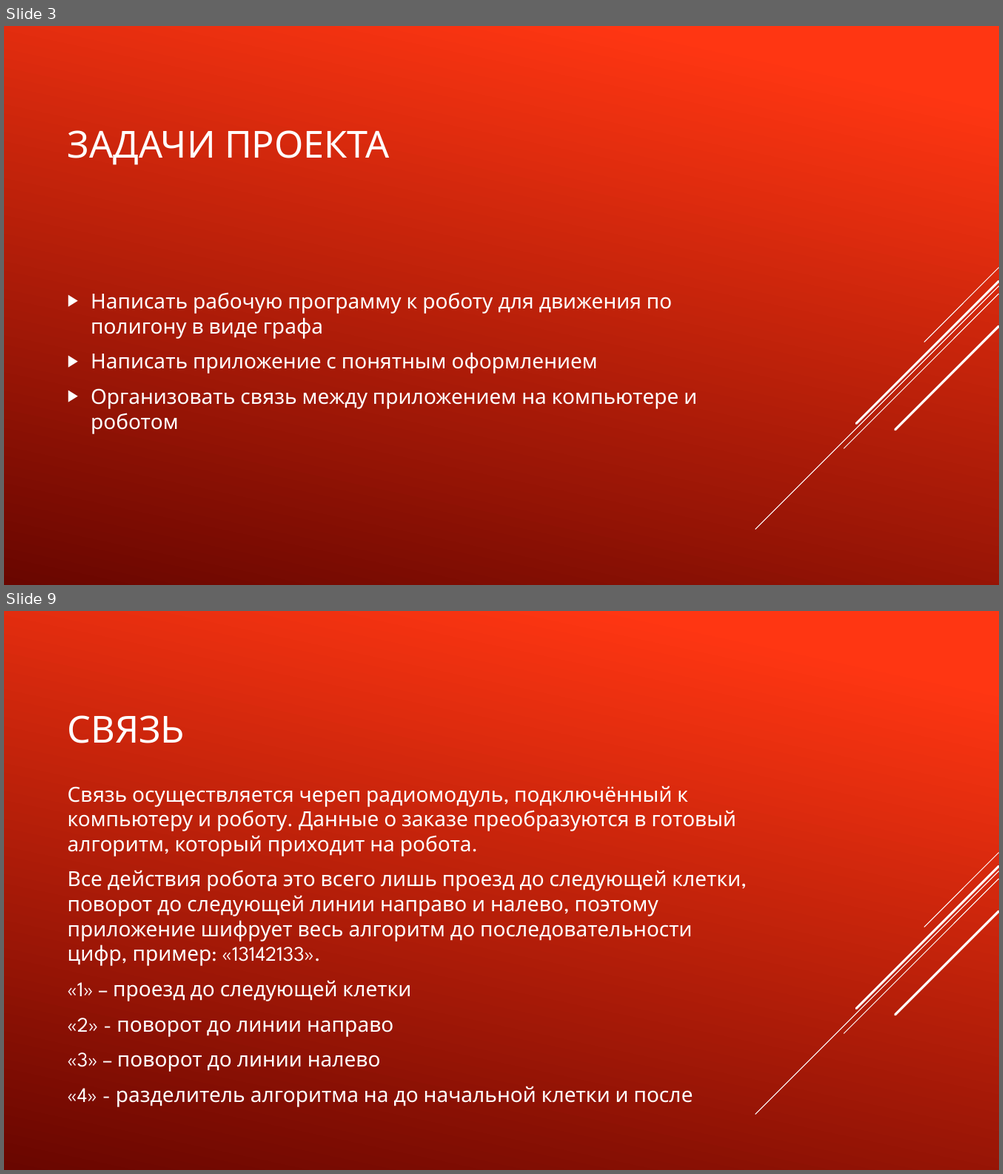
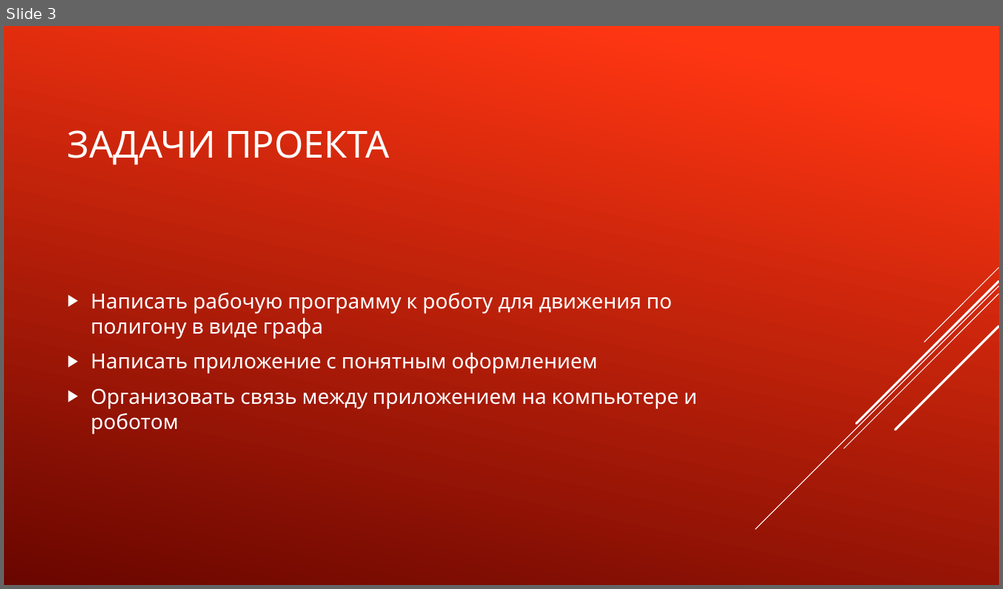
Before and after one commit to TransoChel/ProjectRobotLogistic, a slide deck: Проект «Робот-логист».pptx. Shown one above the other, each under a label of ours: slides 3 and 9 before the commit, slide 3 after it; the slides between them are not shown. The pictures are 1003x1174 and 1003x589 pixels, drawn with LibreOffice and Linux fonts; fonts in the diff are those of the drawing. Boxes give left, top, right and bottom in pixels: in the first picture for what was removed or moved away, otherwise in the second. Text is boxed around its words. In the diff, an @@ line names an element or a change of style, - is before the commit and + after.

```diff
--- a/Проект «Робот-логист».pptx
+++ b/Проект «Робот-логист».pptx
@@ slide 9 removed at [4,611,999,1170], background gradient #FF3712 to #6A0600; not listed: 5 template elements that a slide beside it also shows @@
@@ title removed at [68,715,185,743] @@
-СВЯЗЬ
@@ text removed at [68,786,740,1108] @@
-Связь осуществляется череп радиомодуль, подключённый к компьютеру и роботу. Данные о заказе преобразуются в готовый алгоритм, который приходит на робота.
-Все действия робота это всего лишь проезд до следующей клетки, поворот до следующей линии направо и налево, поэтому приложение шифрует весь алгоритм до последовательности цифр, пример: «13142133».
-«1» – проезд до следующей клетки
-«2» - поворот до линии направо
-«3» – поворот до линии налево
-«4» - разделитель алгоритма на до начальной клетки и после
```
Also in this commit, not shown: 4 slides changed, 1 slide added, 4 other slides removed, 3 other files.
